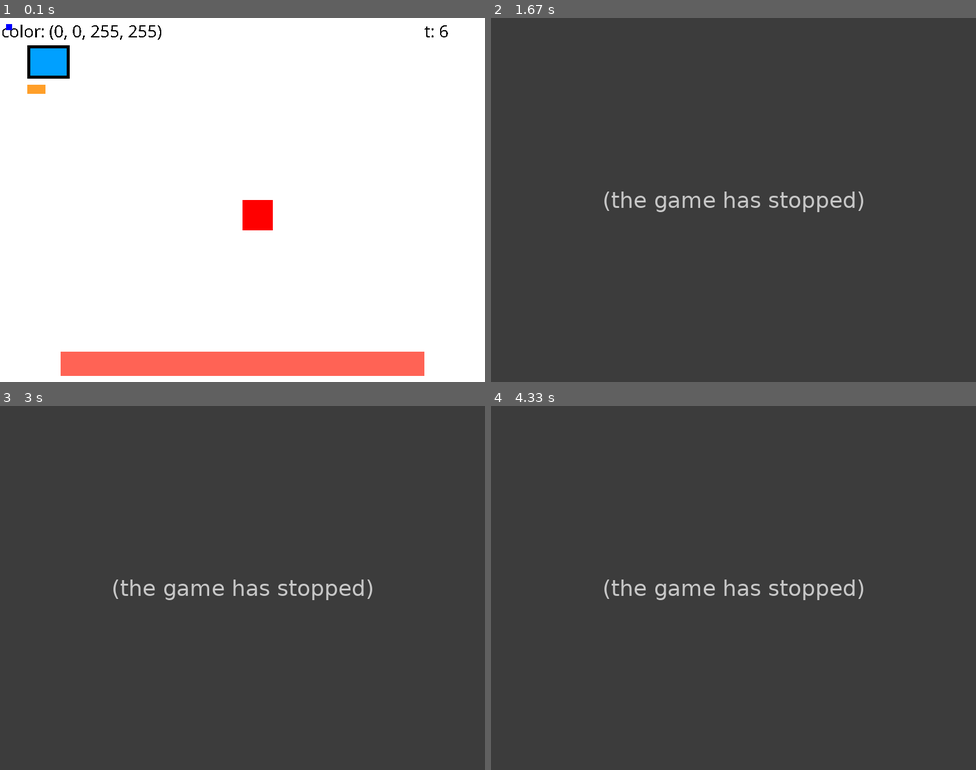
Above: before the commit, frames 1-4 (two rows, left to right).
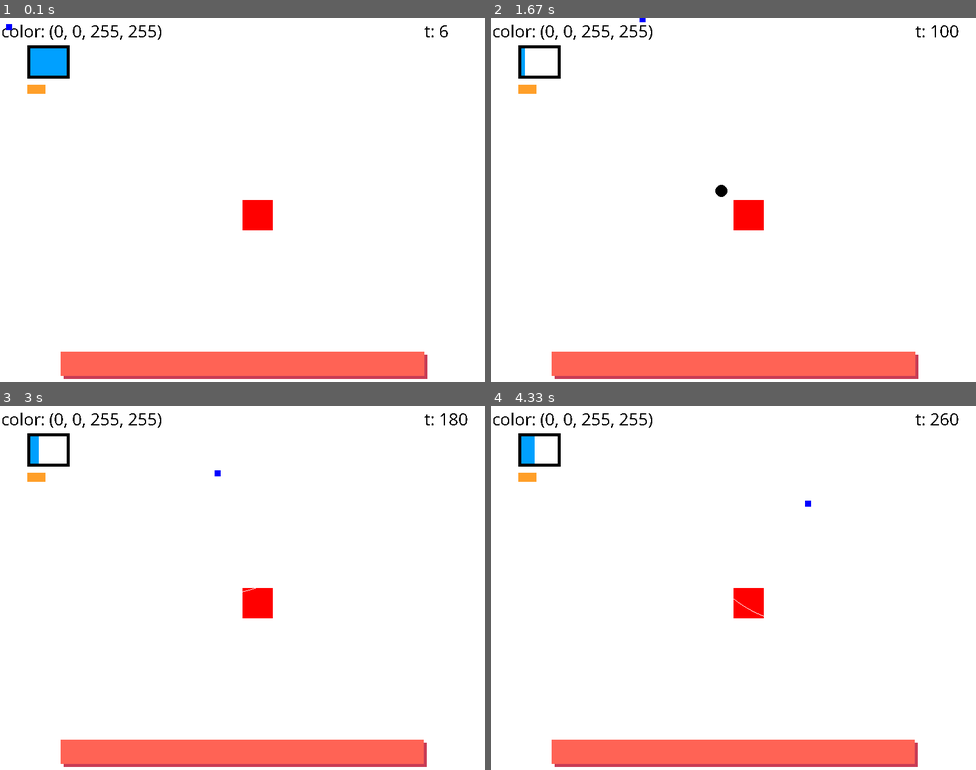
Above: after the commit, the same moments.

Repository: johannesbenjohannes/BlueSquer
Game: pygame game, started from main.py
The game is run twice, just before and just after one commit, with the same random seed, the same clock (stepped at 60 frames per second) and the same inputs.
Inputs (mouse positions are in pixels of both pictures, inside the frame that each line leads up to):
- Up to frame 1 (0.1 s): no input
- Up to frame 2 (1.67 s): click (733, 200) at 0.38 s; hold D 0.67-1.13 s; move the mouse to (714, 214) at 0.7 s; tap Space at 0.73, 1.03, 1.23, 1.53 s; tap Z at 0.82 s; hold D 1.17-1.63 s
- Up to frame 3 (3 s): hold S 1.67-1.97 s; tap Space at 1.73, 2.07, 2.37, 2.73 s; hold D 2-2.63 s; tap Z at 2.15 s; hold S from 2.67 s (still down)
- Up to frame 4 (4.33 s): release S at 3.03 s; hold D 3.07-3.53 s; tap Space at 3.13, 3.43, 3.63, 3.93, 4.13 s; hold D 3.57-4.03 s; tap Z at 3.72 s; hold S from 4.07 s (still down)

The runs differ from the first frame. In frame 1, 0.7% of the frame differs, in the area x 13-89%, y 92-100%; in frame 2, 100%, in the area x 0-100%, y 0-100%; in frame 3, 100%; in frame 4, 100%.
Error before the commit: IndexError: pixel index out of range (main.py line 16); the game stopped at 0.83 s (later frames are placeholders)

Commit message:
fixed bullets

Diff:
--- a/main.py
+++ b/main.py
@@ -30,8 +30,7 @@
     BRASS = (255, 159, 41)
     LIGHT_BRASS = (255, 200, 91)
     SALMON = (255, 99, 85)
-    GREY = (10,10,10)
-
+    DARK_SALMON = (200, 60, 85)
     speed = 3
 
     LARGEUR = 800 # Largeur de la
@@ -235,7 +234,9 @@
             pygame.draw.rect(fenetre, BLACK,(45,45,70,55),5)#dash box
             pygame.draw.rect(fenetre, LIGHT_BRASS,(45,110,30,15))#casing
             pygame.draw.rect(fenetre, BRASS,(45,110,compteur_shot,15))#bullet
+            pygame.draw.rect(fenetre, DARK_SALMON,(105,555,boss.health,40))
             pygame.draw.rect(fenetre, SALMON,(100,550,boss.health,40))
+
 
 
             # CHECK DE LA PHASE - TRES SENSIBLE - NE PAS CODER AUTRE CHOSE
@@ -332,9 +333,10 @@
 
             current_color = fenetre.get_at((int(rect_x)+5, int(rect_y)+5))
             text_color=base_font.render(f"color: {current_color}", False, (0,0,0))
-            if check_surrounding_pixel_colors(fenetre,rect_x,rect_y,RED,10):
-                text_collison=base_font.render("collision", False, (0,0,0))
-                fenetre.blit(text_collison, (400,2))
+            if 10<rect_x<790 and 10<rect_y<590:
+                if check_surrounding_pixel_colors(fenetre,rect_x,rect_y,RED,10):
+                    text_collison=base_font.render("collision", False, (0,0,0))
+                    fenetre.blit(text_collison, (400,2))
             fenetre.blit(text_color, (2,2))
             text_ticks=base_font.render(f"t: {compteur}", False, (0,0,0))
             fenetre.blit(text_ticks, (700, 2))
@@ -343,16 +345,16 @@
                 pygame.draw.circle(fenetre, obj.nature,(obj.pos.components), 10,)
                 if obj.pos.x<(-100) or obj.pos.x>900 or obj.pos.y<(-600) or obj.pos.y>700:
                     projectile.remove(obj)
-                elif 0<obj.pos.x<800 and 0<obj.pos.y<600 and check_surrounding_pixel_colors(fenetre, obj.pos.x,obj.pos.y,RED,10) and obj.nature == BLACK:
-                    projectile.remove(obj)
+                elif 20<obj.pos.x<780 and 20<obj.pos.y<580:
+                    if check_surrounding_pixel_colors(fenetre, obj.pos.x-10,obj.pos.y-10,RED,20) and obj.nature == BLACK:
+                        projectile.remove(obj)
             if check_surrounding_pixel_colors(fenetre,boss.x,boss.y,BLACK,50):
-                text_collison=base_font.render("collision", False, (0,0,0))
+                text_collison=base_font.render("coqllision", False, (0,0,0))
                 fenetre.blit(text_collison, (400,2))
-                boss.health-=5
+                boss.health-=1
             text_ticks=base_font.render(f"t: {compteur}", False, (0,0,0))
             fenetre.blit(text_ticks, (700, 2))
             pygame.draw.rect( fenetre, BLUE ,(rect_x,rect_y, 10, 10))
-            print(boss.health)
         pygame.display.flip()           # Rafraichissement de l'ecran
         clock.tick(60)                # Limite a 60 images par seconde
 if __name__=="__main__":
